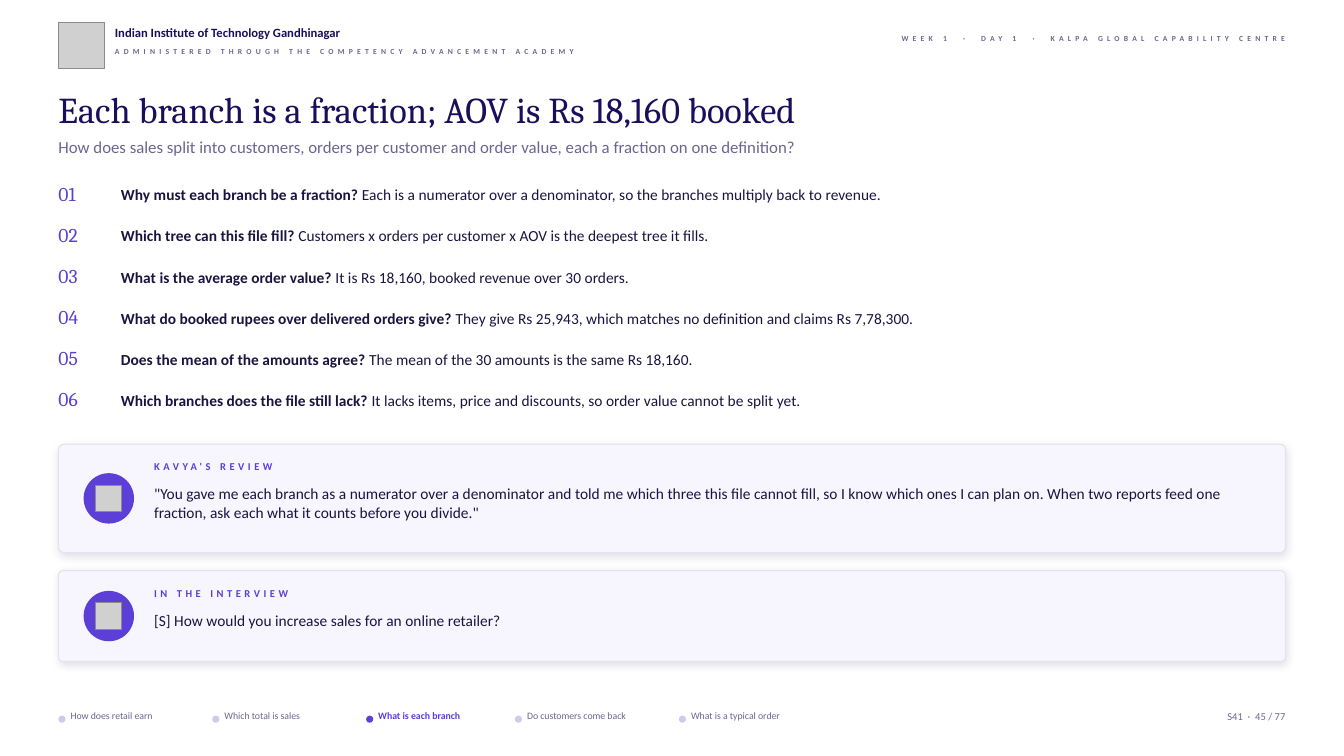
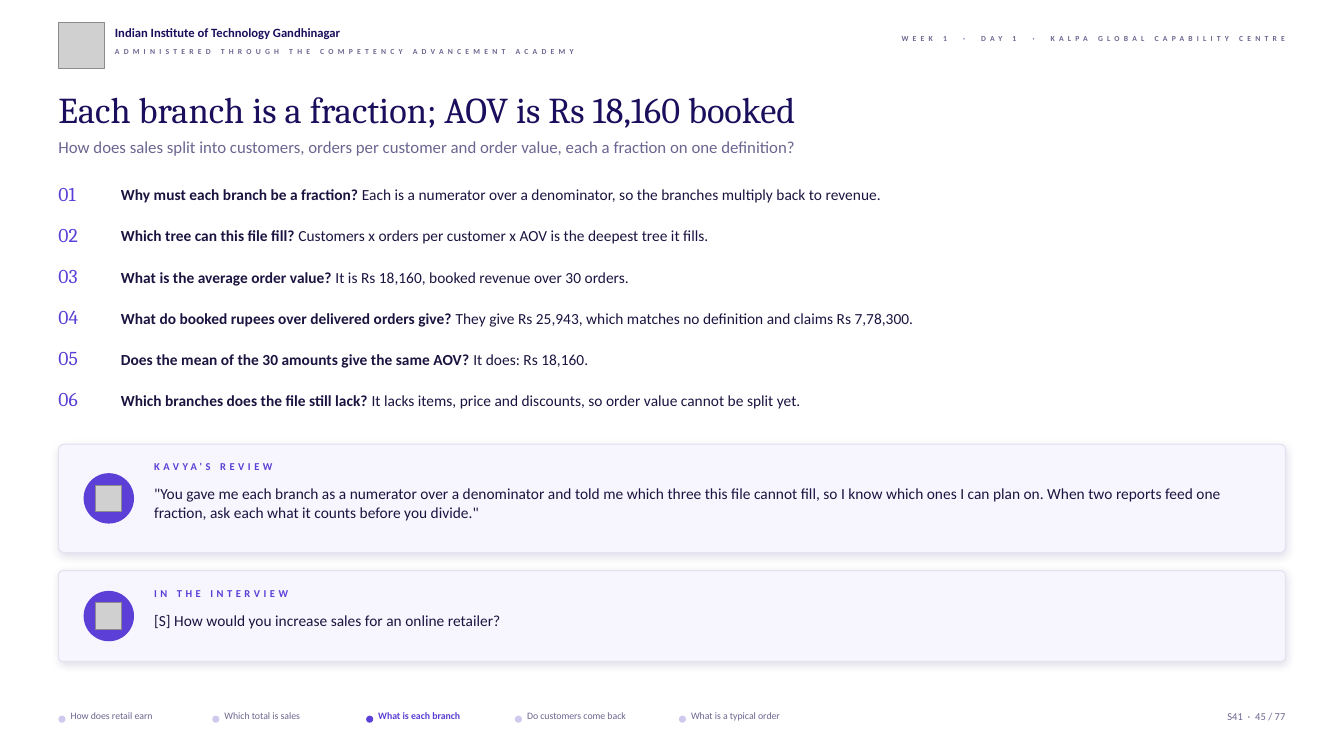
Before and after one commit to fde-academy-lab/c2-content-factory, a slide deck: slide 45 of content/W01/D1/slides/C2_W01_D01_half1_STUDENT.pptx. Drawn at 1344x756 pixels with LibreOffice and Linux fonts; fonts in the diff are those of the drawing; grey boxes stand for pictures; background and template pictures are left out. Boxes give left, top, right and bottom in pixels: in the first picture for what was removed or moved away, otherwise in the second. Text is boxed around its words. In the diff, an @@ line names an element or a change of style, - is before the commit and + after.

```diff
--- a/content/W01/D1/slides/C2_W01_D01_half1_STUDENT.pptx
+++ b/content/W01/D1/slides/C2_W01_D01_half1_STUDENT.pptx
@@ text at [121, 354, 588, 368]: text changed; bold on @@
-Does the mean of the amounts agree? The mean of the 30 amounts is the same Rs 18,160.
+Does the mean of the 30 amounts give the same AOV? It does: Rs 18,160.
```
Also in this commit, not shown: 5 other slides changed, 10 other files.
